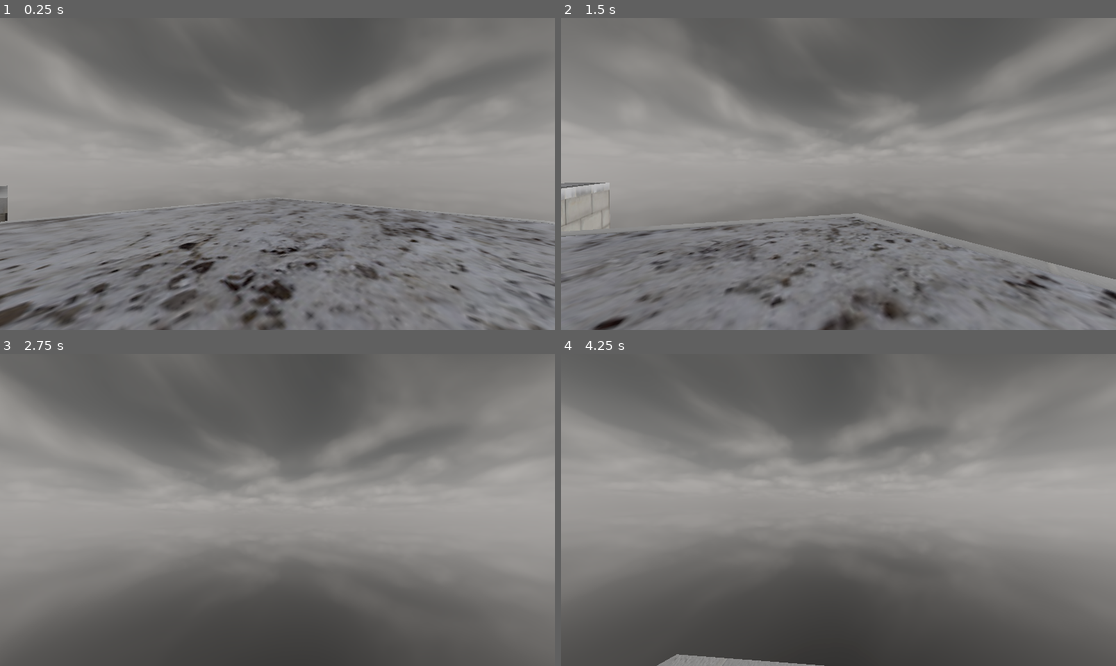
Above: before the commit, frames 1-4 (two rows, left to right).
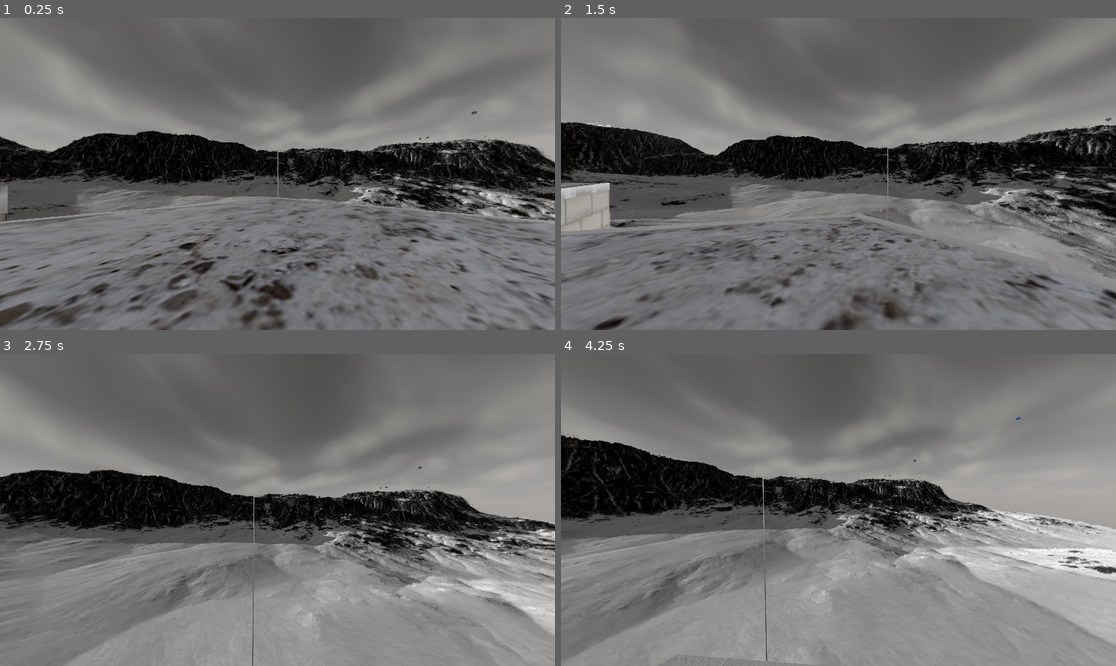
Above: after the commit, the same moments.

Repository: dairycultist/tinyhexgame
Game: Godot game, scene res://world.tscn
The game is run twice, just before and just after one commit, with the same random seed, the same clock (stepped at 60 frames per second) and the same inputs.
Inputs (mouse positions are in pixels of both pictures, inside the frame that each line leads up to):
- Up to frame 1 (0.25 s): no input
- Up to frame 2 (1.5 s): tap Enter at 0.5 s; move the mouse to (866, 174) at 0.52 s; hold W (walk_up) from 0.53 s (still down); tap Space (jump) at 0.77 s; move the mouse to (810, 174) at 1.27 s
- Up to frame 3 (2.75 s): keep holding W (walk_up); tap Space (jump) at 1.52 s; move the mouse to (288, 503) at 2.02 s
- Up to frame 4 (4.25 s): keep holding W (walk_up); tap Space (jump) at 2.75, 3.02, 3.77 s; move the mouse to (832, 516) at 2.77 s; move the mouse to (877, 513) at 3.52 s

The runs differ from the first frame. In frame 1, 20% of the frame differs, in the area x 0-100%, y 29-66%; in frame 2, 24%; in frame 3, 44%; in frame 4, 48%, in the area x 0-100%, y 20-100%.

Commit message:
Mountains

Diff:
--- a/world.tscn
+++ b/world.tscn
@@ -2,7 +2,7 @@
 
 [ext_resource type="PackedScene" uid="uid://boqhaag373a75" path="res://props/pillar/pillar.tscn" id="1_fj7yv"]
 [ext_resource type="Script" uid="uid://drsnwq0m4oypk" path="res://player_controller.gd" id="2_fj7yv"]
-[ext_resource type="Texture2D" uid="uid://c6imjn5oeahv3" path="res://sky.png" id="3_tlwt5"]
+[ext_resource type="Texture2D" uid="uid://drv7du0qh281p" path="res://sky_mountains.png" id="3_tlwt5"]
 
 [sub_resource type="CapsuleShape3D" id="CapsuleShape3D_tlwt5"]
 
Binary file added: sky_mountains.png
Not shown, added: sky_mountains.png.import
Not shown, changed: README.md
Not shown, added: sky_mountains.png~
